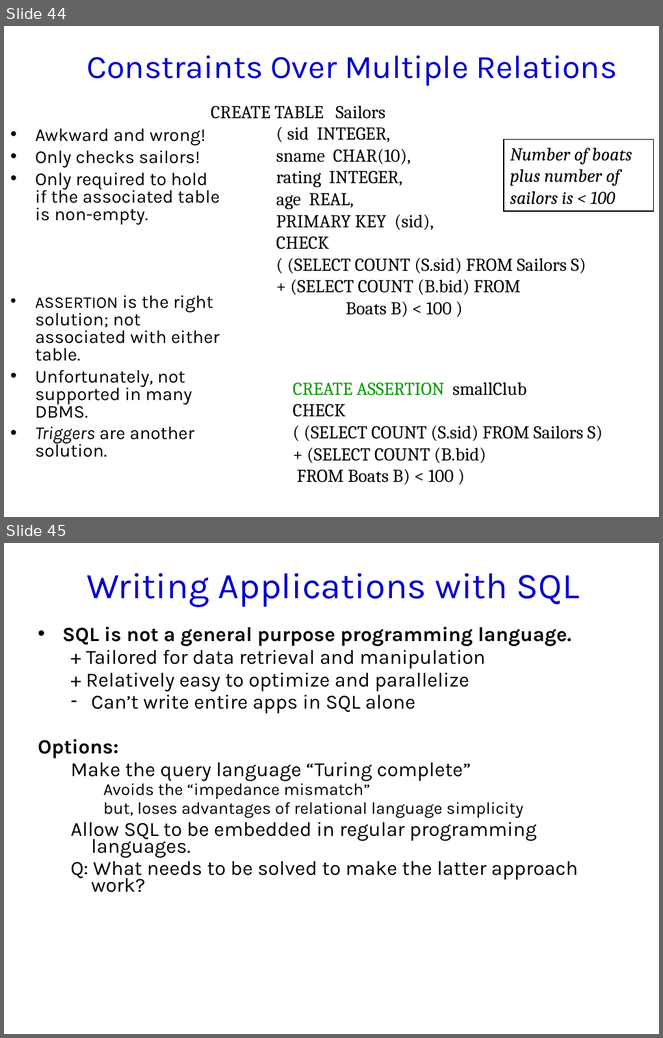
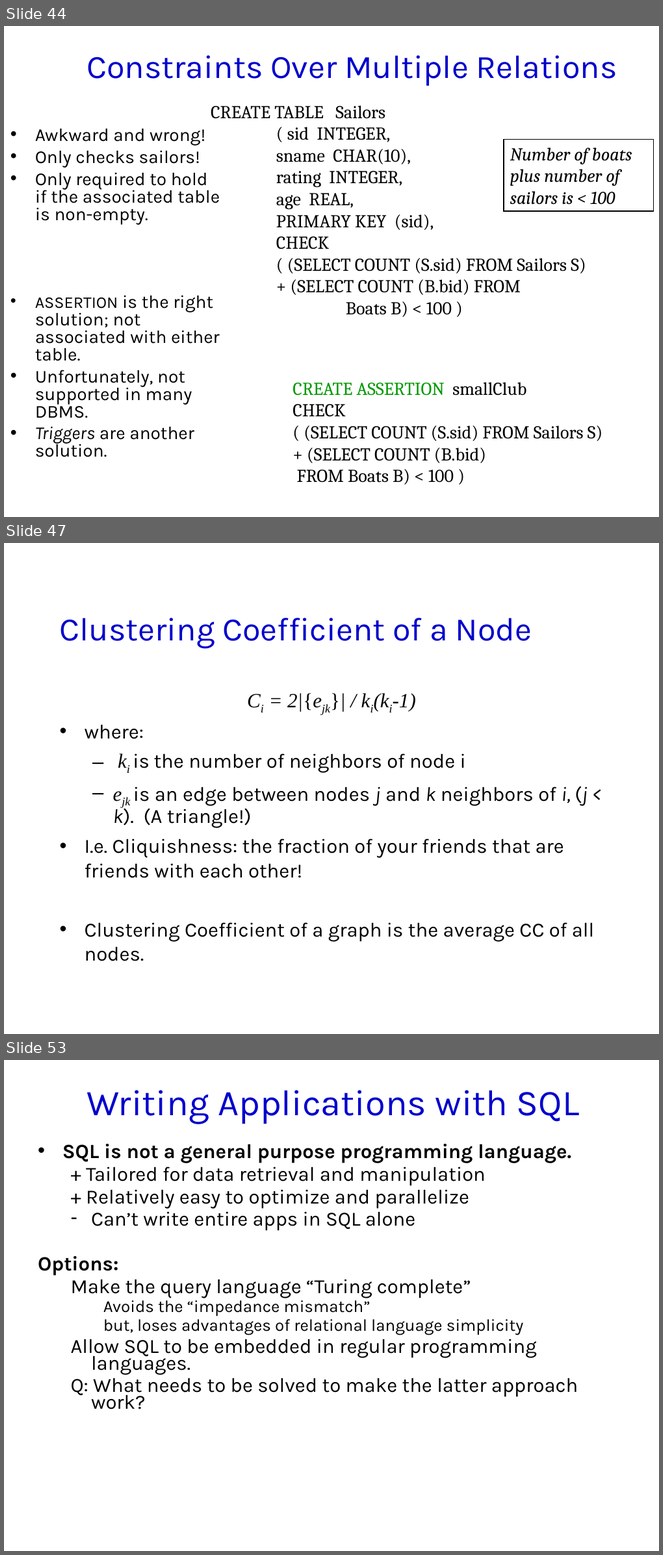
Before and after one commit to jhellerstein/cs186-09, a slide deck: lecs/14.SQL.ppt. Shown one above the other, each under a label of ours: slides 44 and 45 before the commit, slides 44, 47 and 53 after it; the slides between them are not shown. The pictures are 663x1038 and 663x1555 pixels, drawn with LibreOffice and Linux fonts; fonts in the diff are those of the drawing; background and template pictures are left out. Boxes give left, top, right and bottom in pixels: in the first picture for what was removed or moved away, otherwise in the second. Text is boxed around its words. In the diff, an @@ line names an element or a change of style, - is before the commit and + after.

Commit message:
add clustering coefficient and median

```diff
--- a/lecs/14.SQL.ppt
+++ b/lecs/14.SQL.ppt
@@ slide 47 added at <box>4,543,659,1034</box>, background #FFFFFF @@
@@ title added at <box>60,618,532,648</box>, 36 pt, text #0000CC @@
+Clustering Coefficient of a Node
@@ text added at <box>85,693,594,962</box>, 22.2 pt, text #000000 @@
+Ci = 2|{ejk}| / ki(ki-1)
+• where:
+  – ki is the number of neighbors of node i
+  – ejk is an edge between nodes j and k neighbors of i, (j < k). (A triangle!)
+• I.e. Cliquishness: the fraction of your friends that are friends with each other!
+• Clustering Coefficient of a graph is the average CC of all nodes.
@@ what was slide 45 is now slide 53 @@
```
Also in this commit, not shown: 7 other slides added, 1 other file.
